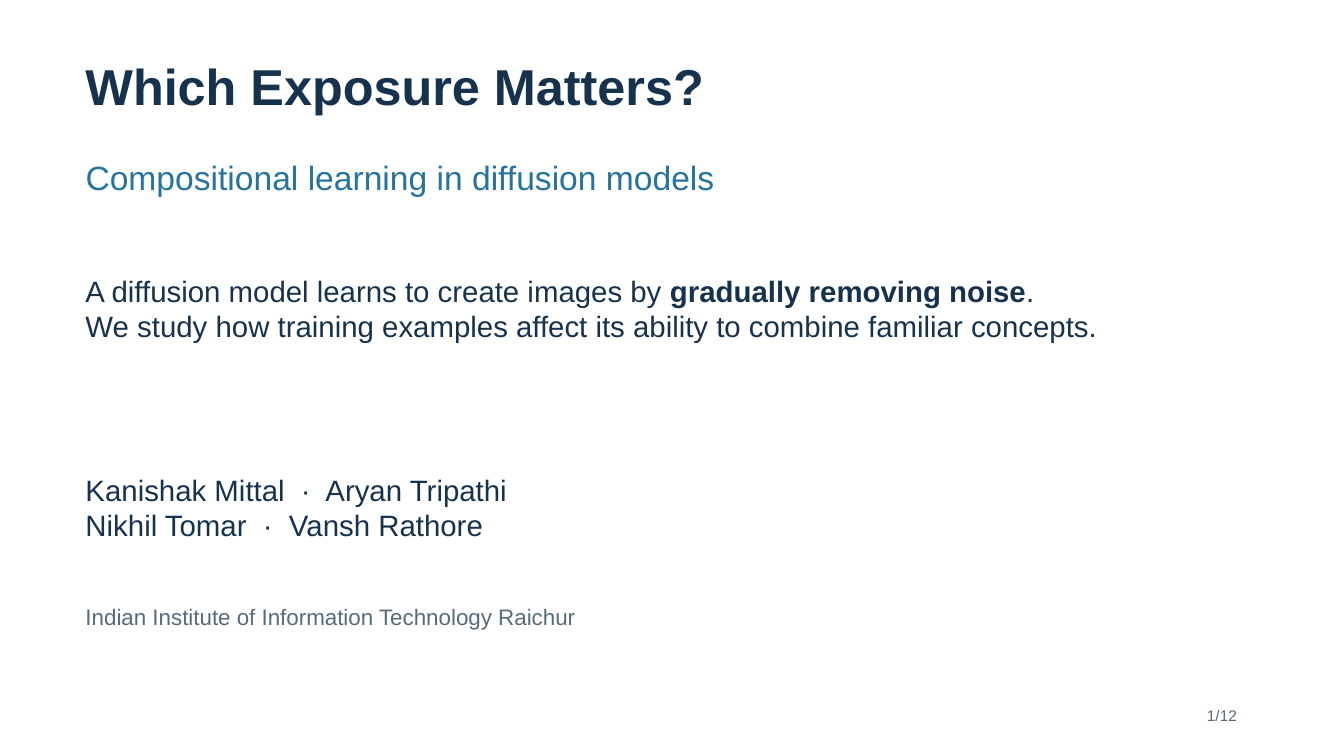
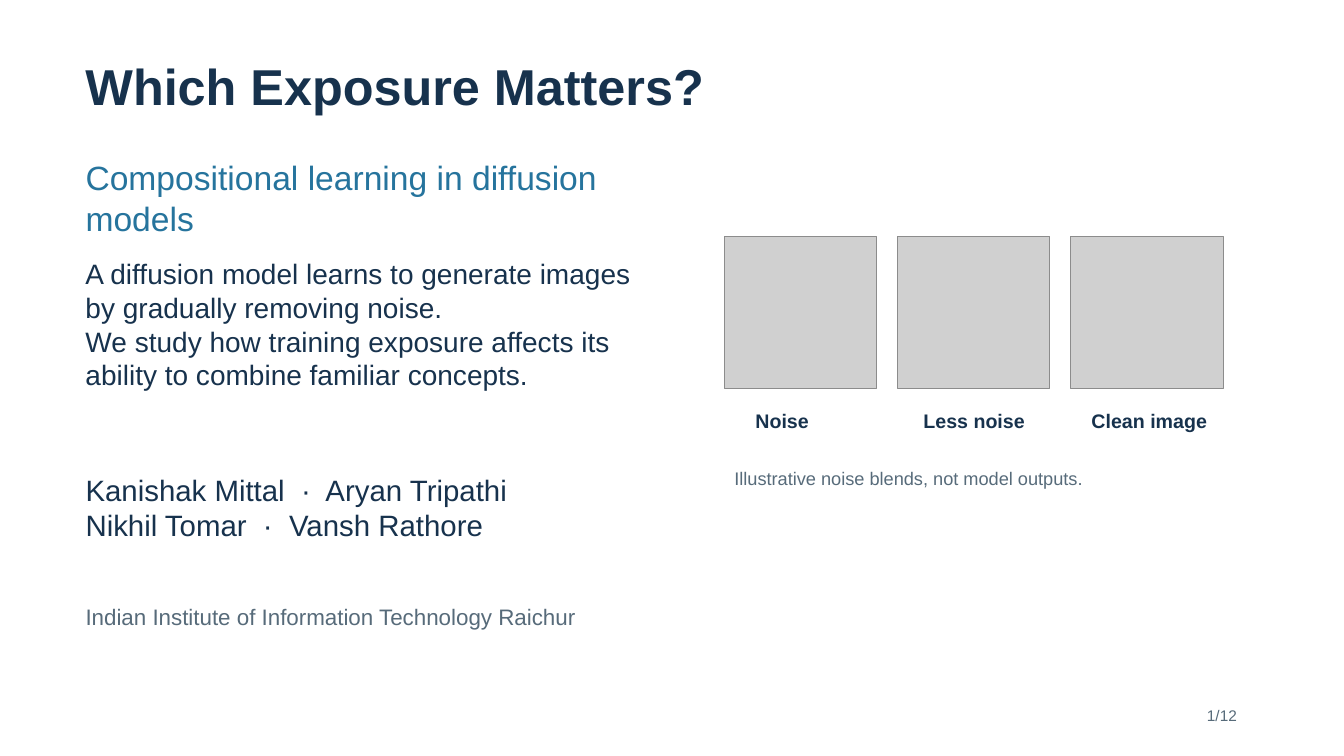
Before and after one commit to Space-Dev0/muadib, a slide deck: slide 1 of presentation/powerpoint/which-exposure-matters-submission-guide.pptx. Drawn at 1344x756 pixels with LibreOffice and Linux fonts; fonts in the diff are those of the drawing; grey boxes stand for pictures. Boxes give left, top, right and bottom in pixels: in the first picture for what was removed or moved away, otherwise in the second. Text is boxed around its words. In the diff, an @@ line names an element or a change of style, - is before the commit and + after.

Commit message:
docs: move diffusion illustration to title slide
Place the noise illustration on the introduction slide and use the remaining results-slide space to explain the pilot evaluation and checker coverage.

```diff
--- a/presentation/powerpoint/which-exposure-matters-submission-guide.pptx
+++ b/presentation/powerpoint/which-exposure-matters-submission-guide.pptx
@@ text "Compositional learning in diffusion models" rewrapped from [86,165,714,197] to [86,165,596,232] @@
@@ picture added at [725,236,877,388] @@
@@ picture added at [898,236,1051,388] @@
@@ picture added at [1071,236,1223,388] @@
@@ text at [85,263,630,390]: text changed; size 21 to 20 pt @@
-A diffusion model learns to create images by gradually removing noise.
-We study how training examples affect its ability to combine familiar concepts.
+A diffusion model learns to generate images by gradually removing noise.
+We study how training exposure affects its ability to combine familiar concepts.
@@ text added at [755,413,808,429], 14 pt, text #17324D, bold @@
+Noise
@@ text added at [923,413,1025,429], 14 pt, text #17324D, bold @@
+Less noise
@@ text added at [1091,413,1207,432], 14 pt, text #17324D, bold @@
+Clean image
@@ text added at [734,472,1083,489], 13 pt, text #576B7A @@
+Illustrative noise blends, not model outputs.
```
Also in this commit, not shown: 1 slide added, 1 slide removed, 3 other files.
